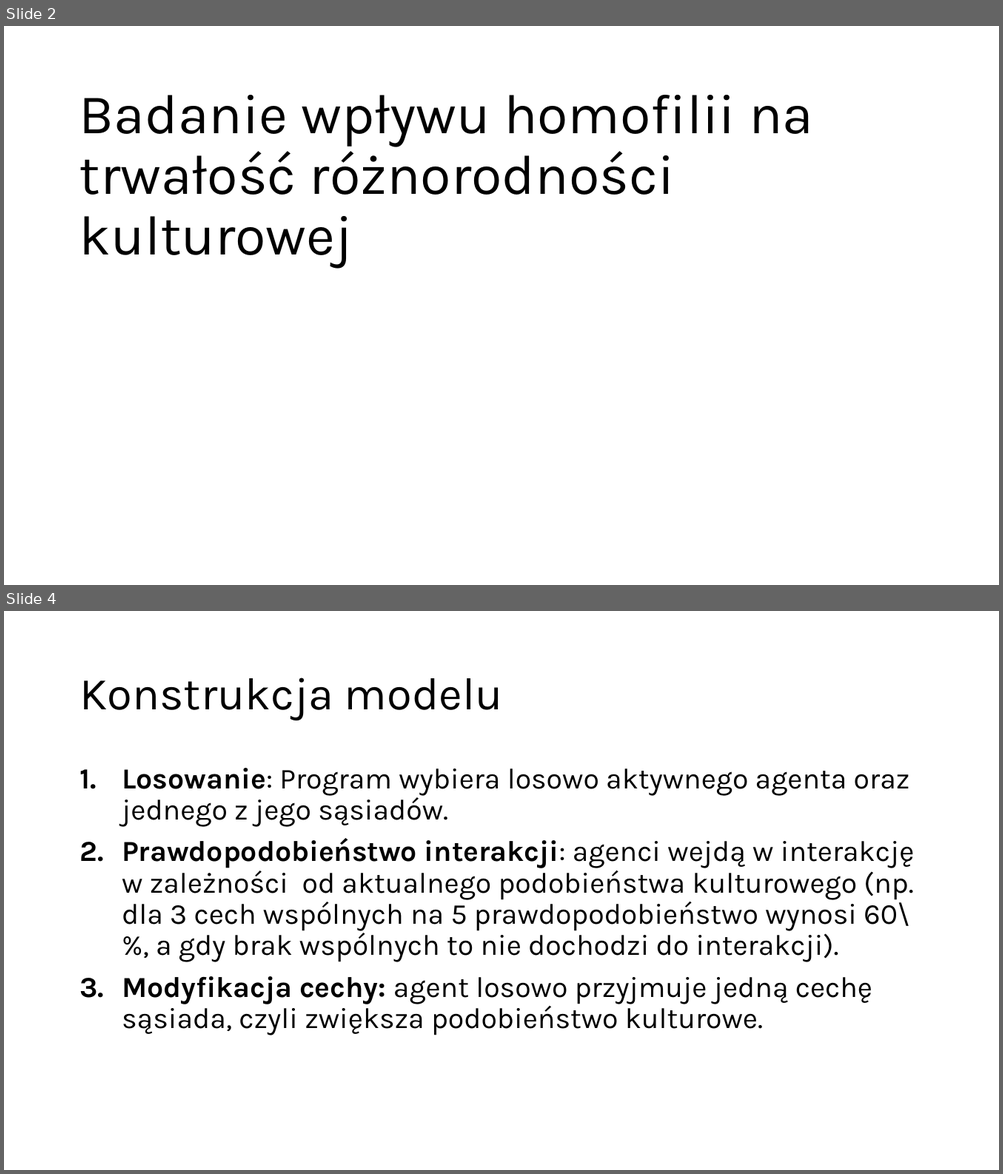
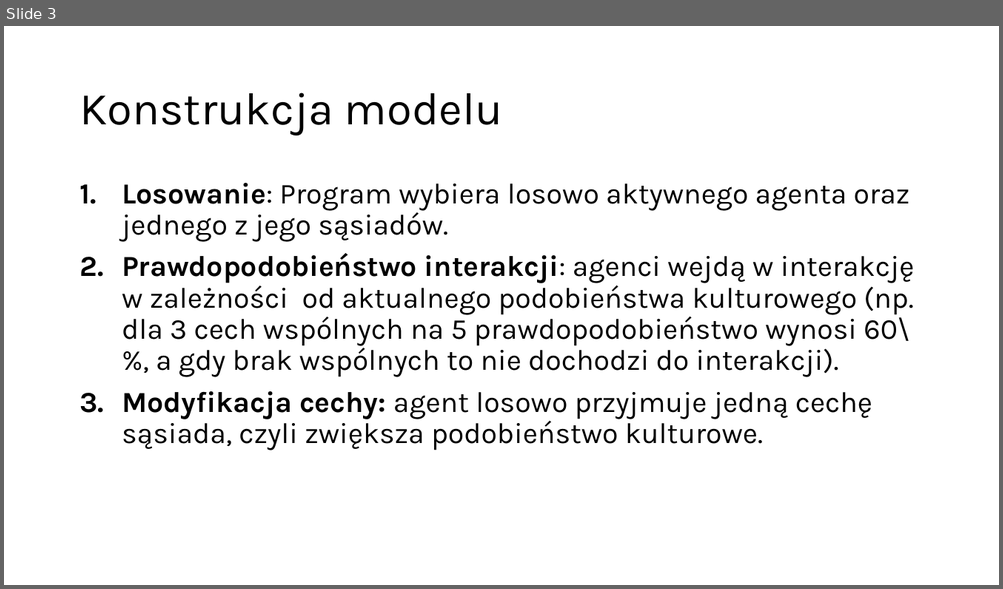
Before and after one commit to Karol-Garbaczewski/Axelrod_model, a slide deck: Model Axelroda prezentacja.pptx. Shown one above the other, each under a label of ours: slides 2 and 4 before the commit, slide 3 after it; the slides between them are not shown. The pictures are 1003x1174 and 1003x589 pixels, drawn with LibreOffice and Linux fonts; fonts in the diff are those of the drawing. Boxes give left, top, right and bottom in pixels: in the first picture for what was removed or moved away, otherwise in the second. Text is boxed around its words. In the diff, an @@ line names an element or a change of style, - is before the commit and + after.

```diff
--- a/Model Axelroda prezentacja.pptx
+++ b/Model Axelroda prezentacja.pptx
@@ slide 2 removed at bbox=[4, 26, 999, 585], background #FFFFFF @@
@@ title removed at bbox=[79, 95, 813, 268] @@
-Badanie wpływu homofilii na trwałość różnorodności kulturowej
@@ what was slide 4 is now slide 3 @@
```
Also in this commit, not shown: 4 slides changed, 5 slides added, 2 other slides removed, 1 other file.
